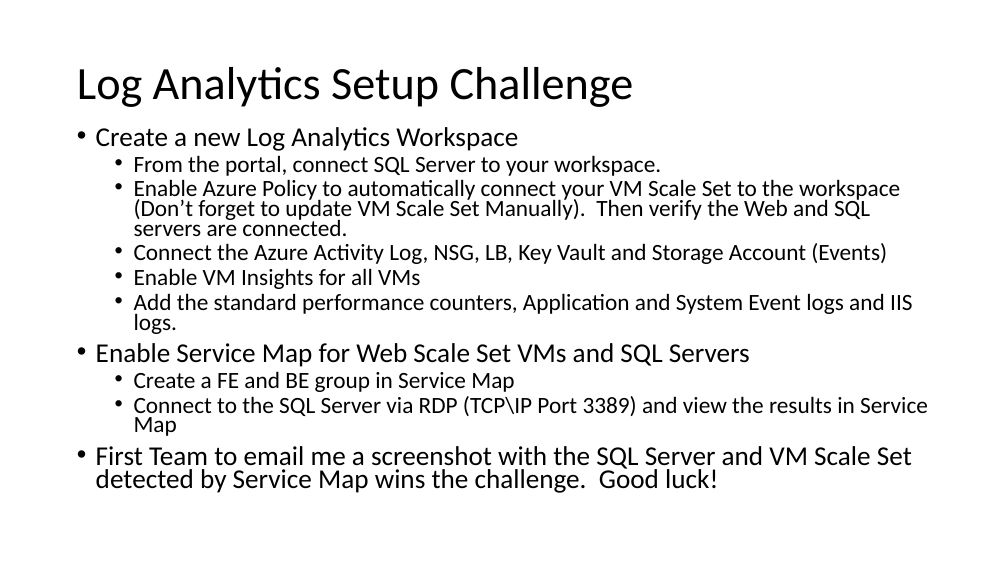
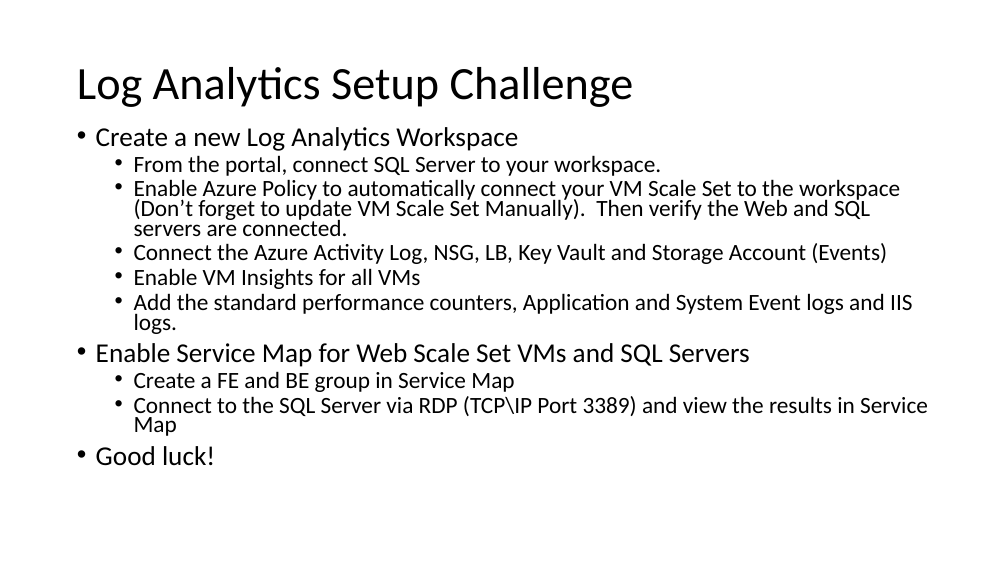
Before and after one commit to maxserg/AzureMonitoringWorkshop, a slide deck: slide 7 of Student/Guides/Challenges.pptx. Drawn at 1008x567 pixels with LibreOffice and Linux fonts; fonts in the diff are those of the drawing. Boxes give left, top, right and bottom in pixels: in the first picture for what was removed or moved away, otherwise in the second. Text is boxed around its words. In the diff, an @@ line names an element or a change of style, - is before the commit and + after.

Commit message:
pptx update

```diff
--- a/Student/Guides/Challenges.pptx
+++ b/Student/Guides/Challenges.pptx
@@ text at (96, 446, 215, 466): text changed @@
-• First Team to email me a screenshot with the SQL Server and VM Scale Set detected by Service Map wins the challenge. Good luck!
+• Good luck!
```
Also in this commit, not shown: 3 other slides changed.
